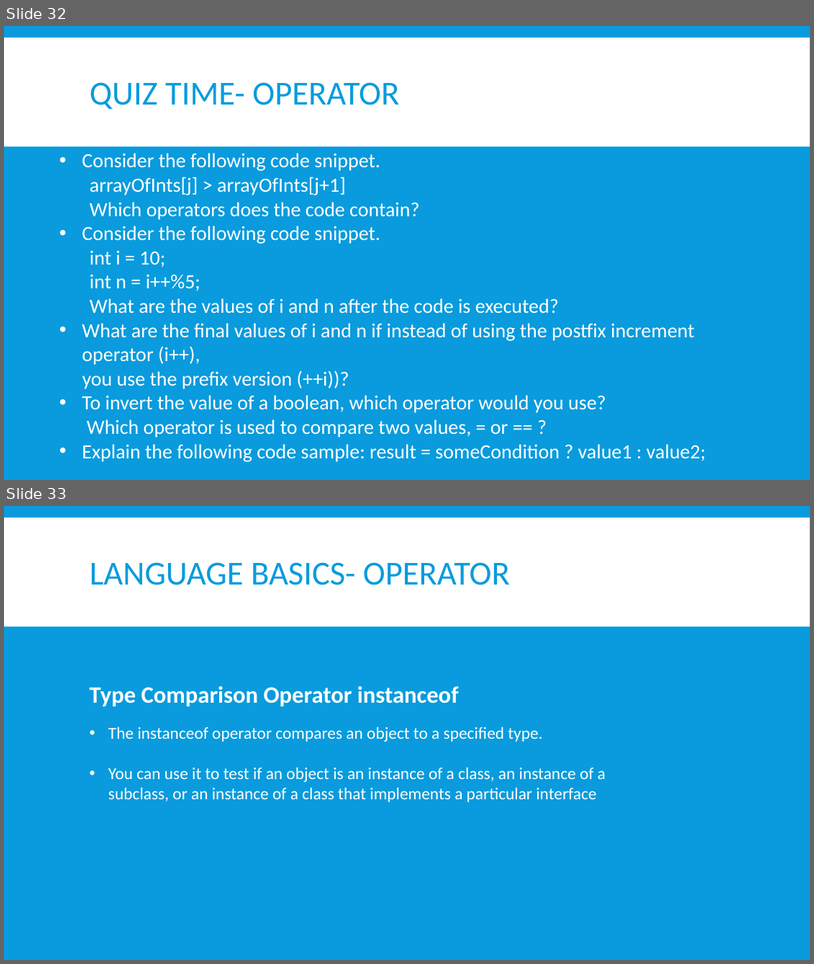
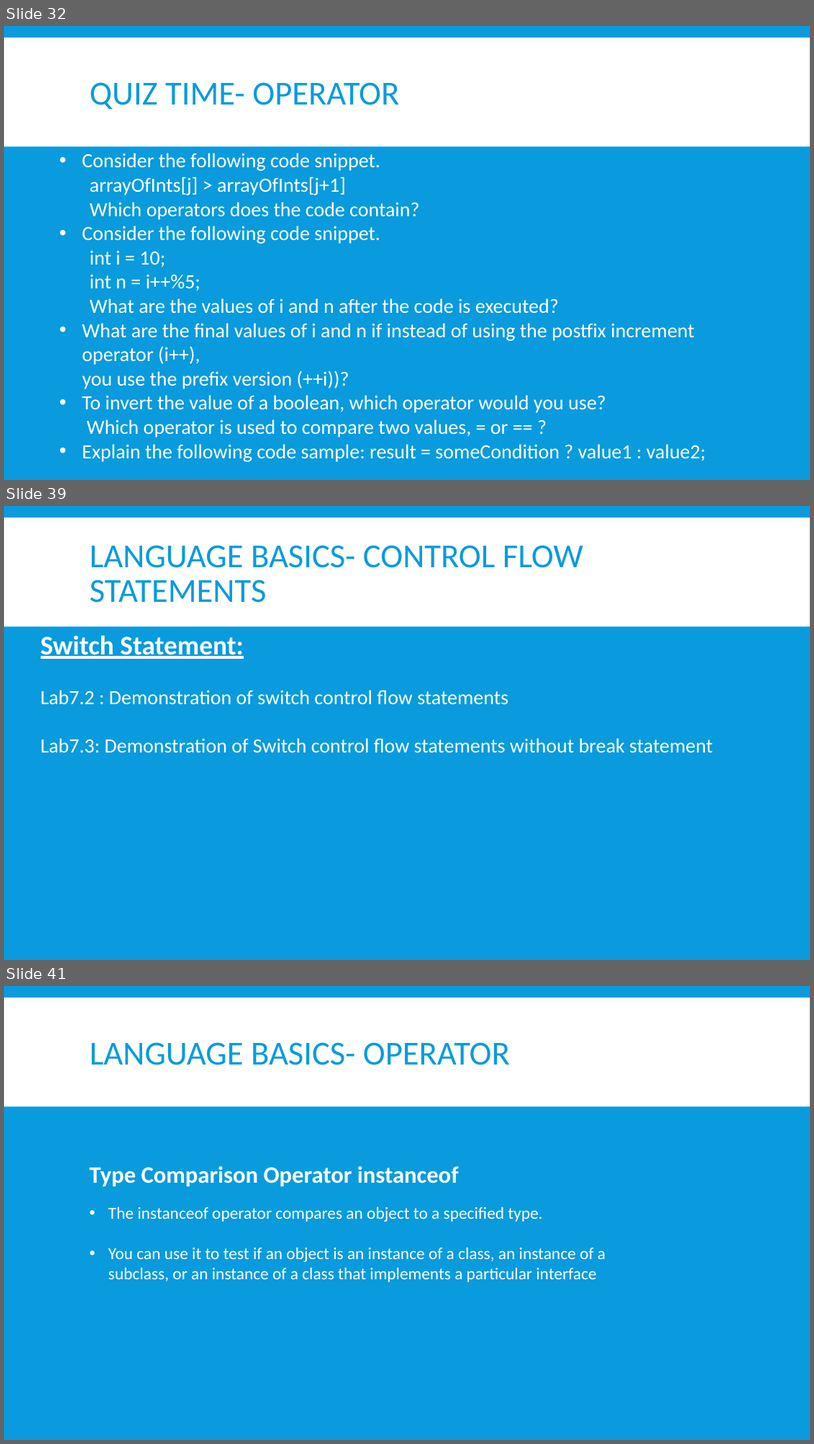
Before and after one commit to nmsgit1234/TechnicalDocs, a slide deck: training/core_java/core_java.pptx. Shown one above the other, each under a label of ours: slides 32 and 33 before the commit, slides 32, 39 and 41 after it; the slides between them are not shown. The pictures are 814x964 and 814x1444 pixels, drawn with LibreOffice and Linux fonts; fonts in the diff are those of the drawing. Boxes give left, top, right and bottom in pixels: in the first picture for what was removed or moved away, otherwise in the second. Text is boxed around its words. In the diff, an @@ line names an element or a change of style, - is before the commit and + after.

```diff
--- a/training/core_java/core_java.pptx
+++ b/training/core_java/core_java.pptx
@@ slide 39 added at [4,506,810,960], background #099BDD; not listed: 1 template element that a slide beside it also shows @@
@@ title added at [90,545,584,602], 40 pt, text #099BDD @@
+LANGUAGE BASICS- CONTROL FLOW STATEMENTS
@@ text added at [41,635,713,753], 24 pt, text #FFFFFF @@
+Switch Statement:
+Lab7.2 : Demonstration of switch control flow statements
+Lab7.3: Demonstration of Switch control flow statements without break statement
@@ what was slide 33 is now slide 41 @@
```
Also in this commit, not shown: 7 other slides added, 6 other files.
